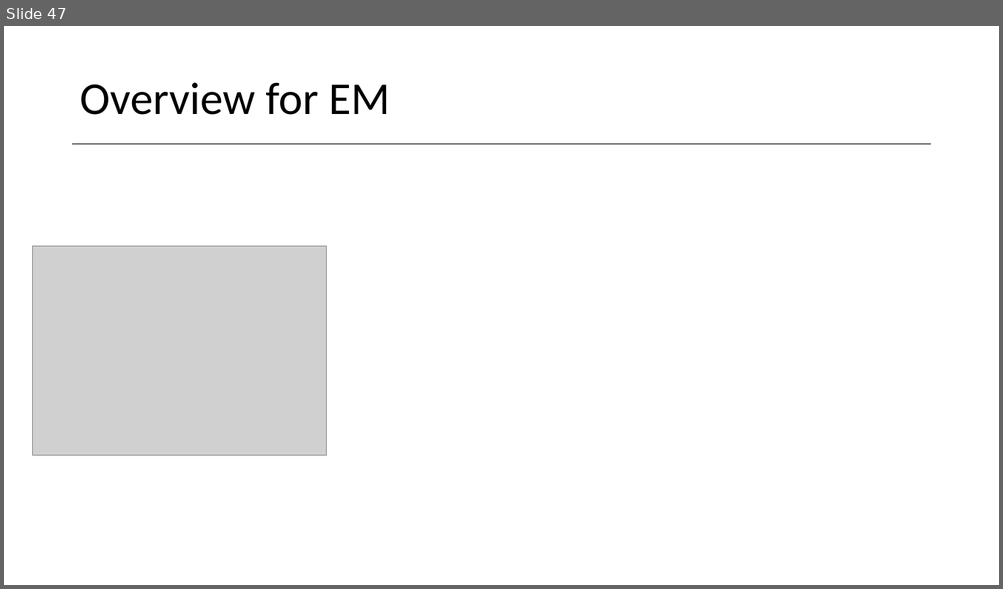
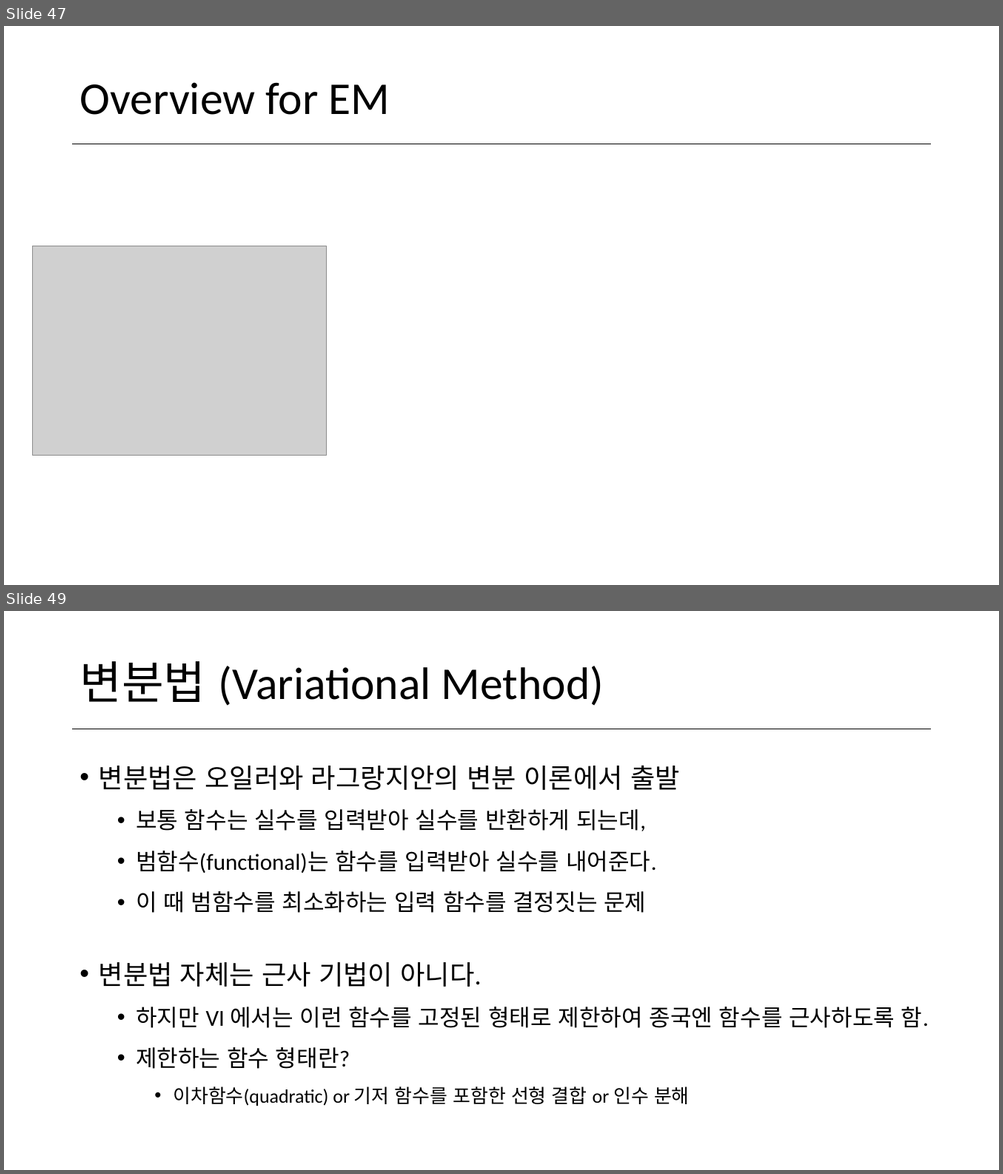
Before and after one commit to norman3/vi, a slide deck: vi.pptx. Shown one above the other, each under a label of ours: slide 47 before the commit, slides 47 and 49 after it; the slides between them are not shown. The pictures are 1003x589 and 1003x1174 pixels, drawn with LibreOffice and Linux fonts; fonts in the diff are those of the drawing; grey boxes stand for pictures. Boxes give left, top, right and bottom in pixels: in the first picture for what was removed or moved away, otherwise in the second. Text is boxed around its words. In the diff, an @@ line names an element or a change of style, - is before the commit and + after.

```diff
--- a/vi.pptx
+++ b/vi.pptx
@@ slide 49 added at (x1=4, y1=611, x2=999, y2=1170), background #FFFFFF; not listed: 1 template element that a slide beside it also shows @@
@@ title added at (x1=79, y1=661, x2=603, y2=706), 44 pt, text #000000 @@
+변분법 (Variational Method)
@@ text added at (x1=99, y1=765, x2=928, y2=1107), 22.2 pt, text #000000 @@
+• 변분법은 오일러와 라그랑지안의 변분 이론에서 출발
+  • 보통 함수는 실수를 입력받아 실수를 반환하게 되는데,
+  • 범함수(functional)는 함수를 입력받아 실수를 내어준다.
+  • 이 때 범함수를 최소화하는 입력 함수를 결정짓는 문제
+• 변분법 자체는 근사 기법이 아니다.
+  • 하지만 VI 에서는 이런 함수를 고정된 형태로 제한하여 종국엔 함수를 근사하도록 함.
+  • 제한하는 함수 형태란?
+    • 이차함수(quadratic) or 기저 함수를 포함한 선형 결합 or 인수 분해
```
Also in this commit, not shown: 1 slide changed, 4 other slides added.
